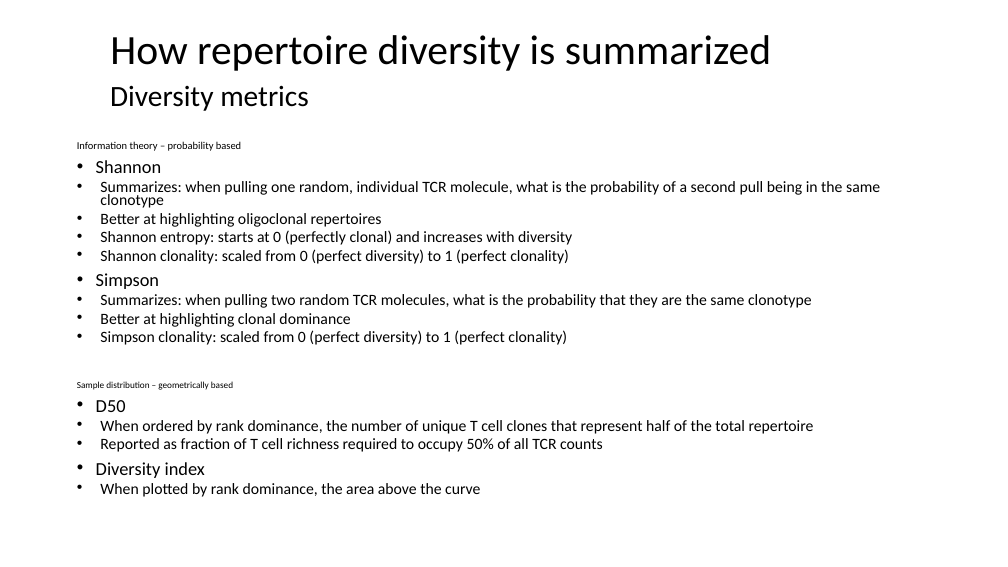
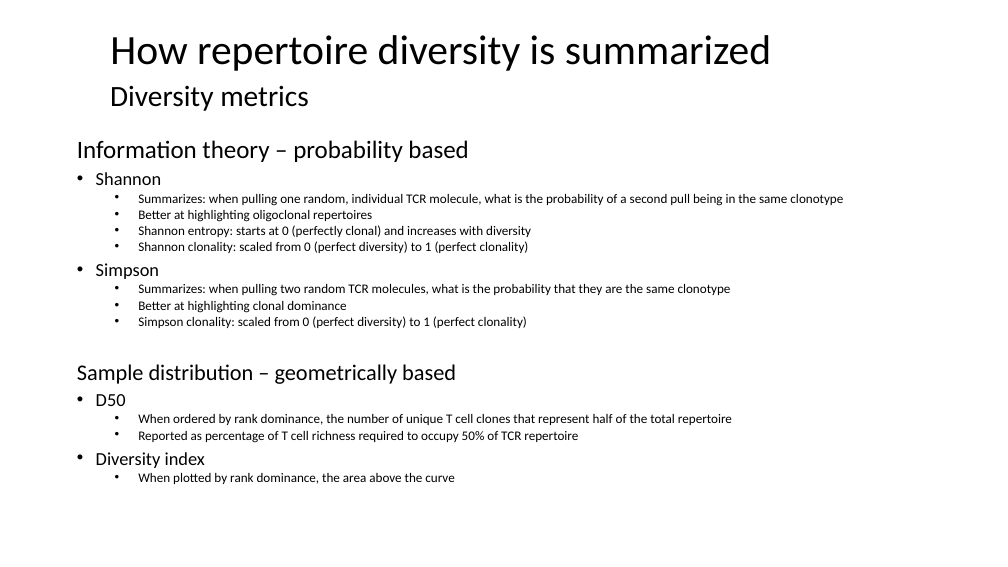
Before and after one commit to JackyLChow/TCRseq_pipeline, a slide deck: slide 4 of clonality_crash_course.pptx. Drawn at 1008x567 pixels with LibreOffice and Linux fonts; fonts in the diff are those of the drawing. Boxes give left, top, right and bottom in pixels: in the first picture for what was removed or moved away, otherwise in the second. Text is boxed around its words. In the diff, an @@ line names an element or a change of style, - is before the commit and + after.

```diff
--- a/clonality_crash_course.pptx
+++ b/clonality_crash_course.pptx
@@ text at (77,140,843,484): size 10 to 23.8 pt in "Information theory – probability based"; size 15 to 12.5 pt in "Summarizes: when pulling one random, individual TCR ...", "Better at highlighting oligoclonal repertoires", "Shannon entropy: starts at 0 (perfectly clonal) ...", "Shannon clonality: scaled from 0 (perfect diversity) ..." and 5 more places; size 8.8 to 21.2 pt in "Sample distribution – geometrically based"; list level 2 to 3 in "Summarizes: when pulling one random, ..."; list level 2 to 3 in "Better at highlighting oligoclonal repertoires"; list level 2 to 3 in "Shannon entropy: starts at 0 ..."; list level 2 to 3 in "Shannon clonality: scaled from 0 ..."; list level 2 to 3 in "Summarizes: when pulling two random ..."; list level 2 to 3 in "Better at highlighting clonal dominance"; list level 2 to 3 in "Simpson clonality: scaled from 0 ..."; list level 2 to 3 in "When ordered by rank dominance, ..."; list level 2 to 3 in "When plotted by rank dominance, ..." @@
@@ text at (138,431,578,443): text changed; size 15 to 12.5 pt @@
-  • Reported as fraction of T cell richness required to occupy 50% of all TCR counts
+    • Reported as percentage of T cell richness required to occupy 50% of TCR repertoire
```
